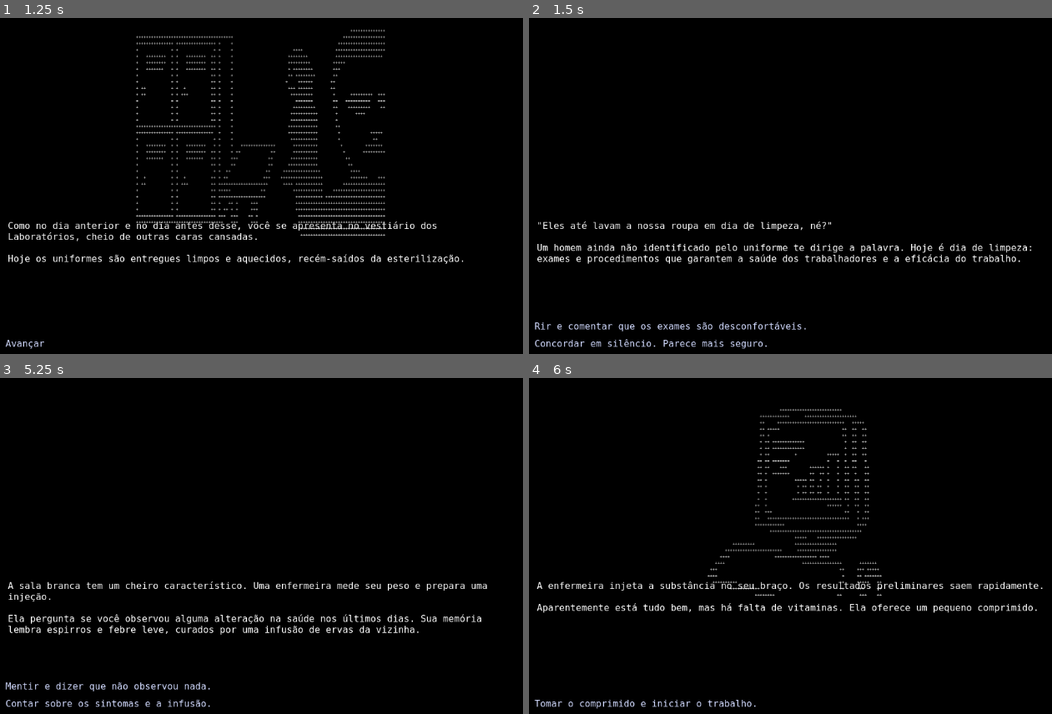
Above: before the commit, frames 1-4 (two rows, left to right).
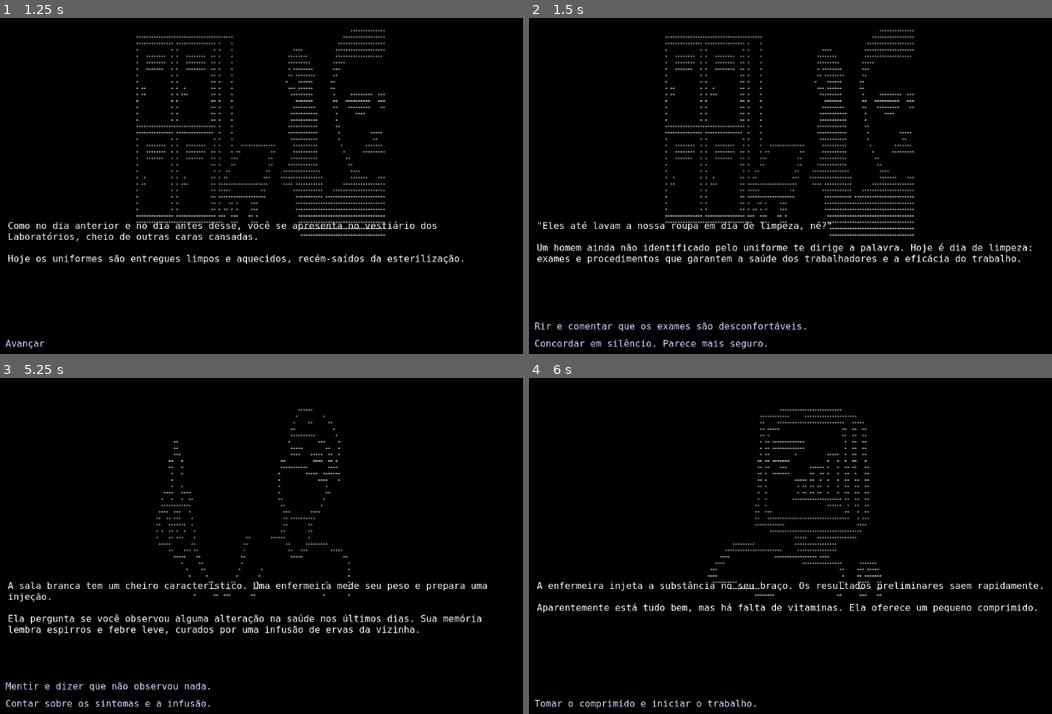
Above: after the commit, the same moments.

Repository: LeeryDig/sudario-de-onze-horas
Game: Godot game, scene res://GameUI.tscn
Same seed, same stepped clock (60 frames per second), same inputs: the game is played once before the commit and once after it.
Inputs:
- Up to frame 1 (1.25 s): click "Ir para o trabalho." at 0.5 s
- Up to frame 2 (1.5 s): click "Avançar" at 1.25 s
- Up to frame 3 (5.25 s): click "Rir e comentar que os exames …" at 2 s; click "Negar, mas demonstrar interes…" at 2.75 s; click "Denunciá-lo para os guardas." at 3.5 s; click "Seguir para a limpeza." at 4.25 s; click "Avançar" at 5 s
- Up to frame 4 (6 s): click "Mentir e dizer que não observ…" at 5.75 s

Frame 1 is identical in both runs. In frame 2, 2.7% of the frame differs, in the area x 25-74%, y 3-66%; in frame 3, 0.7%; in frame 4, nothing differs.

Commit message:
manter arte ao avançar pag do mesmo nó

Diff:
--- a/GameUI.gd
+++ b/GameUI.gd
@@ -2,6 +2,8 @@
 
 const Story := preload("res://Story.gd")
 const ChoiceButtonScene: PackedScene = preload("res://ui/ChoiceButton.tscn")
+const ASCII_MIN_FONT_SIZE := 4
+const ASCII_MAX_FONT_SIZE := 11
 
 @onready var ascii_background: Label = %ASCIIBackground
 @onready var game_text: RichTextLabel = %GameText
@@ -13,6 +15,7 @@
 
 func _ready() -> void:
 	randomize()
+	resized.connect(queue_ascii_art_fit)
 	show_node("1")
 
 func show_node(node_id: String) -> void:
@@ -50,12 +53,37 @@
 	ascii_background.text = ""
 
 	var art_pages: Array = node.get("art", [])
-	if current_page >= art_pages.size():
+	if art_pages.is_empty():
 		return
 
-	var art_path := str(art_pages[current_page])
+	var art_index := mini(current_page, art_pages.size() - 1)
+	var art_path := str(art_pages[art_index])
 	if not art_path.is_empty() and FileAccess.file_exists(art_path):
 		ascii_background.text = FileAccess.get_file_as_string(art_path)
+		queue_ascii_art_fit()
+
+func queue_ascii_art_fit() -> void:
+	_fit_ascii_art.call_deferred()
+
+func _fit_ascii_art() -> void:
+	if ascii_background.text.is_empty() or ascii_background.size.x <= 0.0 or ascii_background.size.y <= 0.0:
+		return
+
+	var font := ascii_background.get_theme_font("font")
+	var lines := ascii_background.text.split("\n")
+	var selected_size := ASCII_MIN_FONT_SIZE
+
+	for font_size in range(ASCII_MAX_FONT_SIZE, ASCII_MIN_FONT_SIZE - 1, -1):
+		var required_width := 0.0
+		for line in lines:
+			required_width = maxf(required_width, font.get_string_size(line, HORIZONTAL_ALIGNMENT_LEFT, -1, font_size).x)
+
+		var required_height := font.get_height(font_size) * lines.size()
+		if required_width <= ascii_background.size.x and required_height <= ascii_background.size.y:
+			selected_size = font_size
+			break
+
+	ascii_background.add_theme_font_size_override("font_size", selected_size)
 
 func handle_choice(choice: Dictionary) -> void:
 	if choice.has("random_next"):
